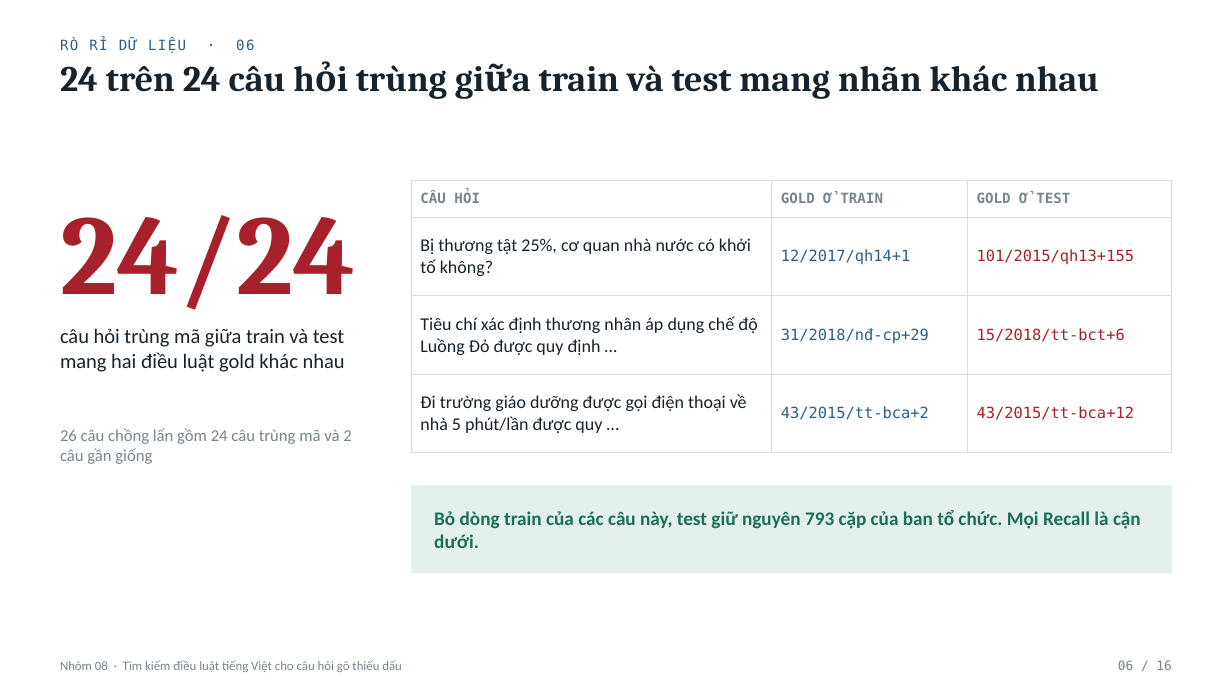
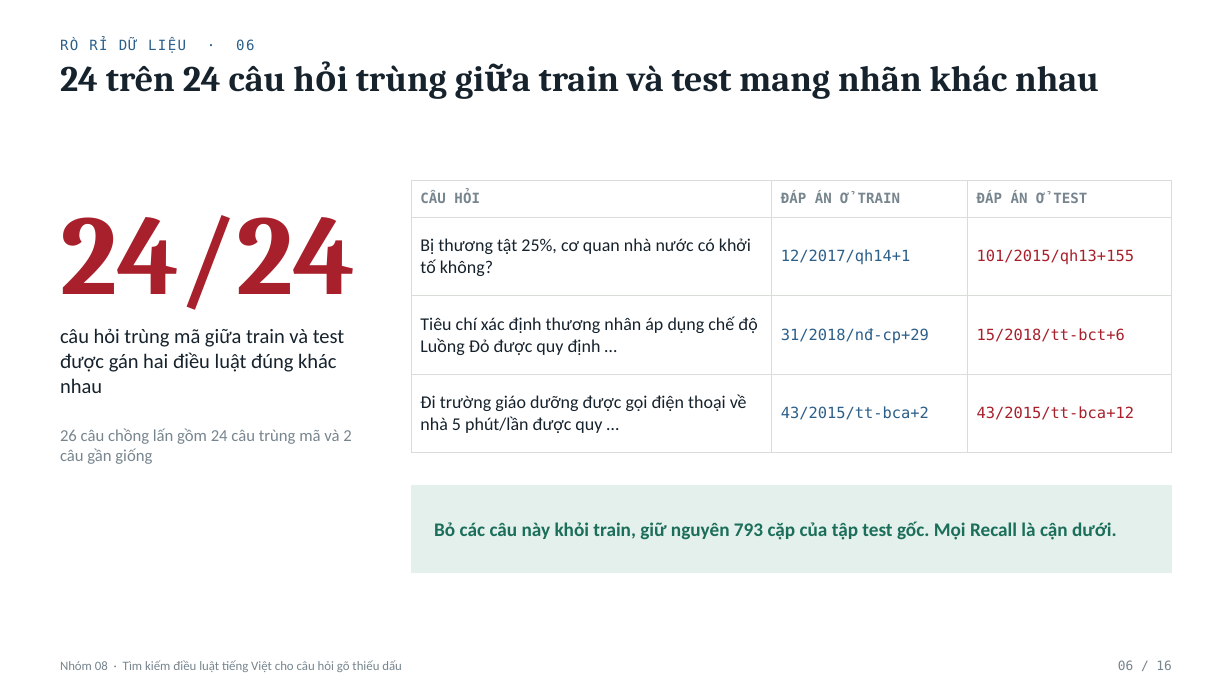
Before and after one commit to Messiac24/vietnamese-legal-retrieval-khong-dau, a slide deck: slide 6 of docs/slides/Nhom08_XLNNTN_BaoCao.pptx. Drawn at 1232x693 pixels with LibreOffice and Linux fonts; fonts in the diff are those of the drawing. Boxes give left, top, right and bottom in pixels: in the first picture for what was removed or moved away, otherwise in the second. Text is boxed around its words. In the diff, an @@ line names an element or a change of style, - is before the commit and + after.

```diff
--- a/docs/slides/Nhom08_XLNNTN_BaoCao.pptx
+++ b/docs/slides/Nhom08_XLNNTN_BaoCao.pptx
@@ table at bbox=[411, 180, 1172, 453] @@
-row 1, column 2: GOLD Ở TRAIN
+row 1, column 2: ĐÁP ÁN Ở TRAIN
-row 1, column 3: GOLD Ở TEST
+row 1, column 3: ĐÁP ÁN Ở TEST
@@ text at bbox=[60, 328, 344, 393]: text changed @@
-câu hỏi trùng mã giữa train và test mang hai điều luật gold khác nhau
+câu hỏi trùng mã giữa train và test được gán hai điều luật đúng khác nhau
@@ text at bbox=[434, 521, 1117, 540]: text changed @@
-Bỏ dòng train của các câu này, test giữ nguyên 793 cặp của ban tổ chức. Mọi Recall là cận dưới.
+Bỏ các câu này khỏi train, giữ nguyên 793 cặp của tập test gốc. Mọi Recall là cận dưới.
```
Also in this commit, not shown: 10 other slides changed.
